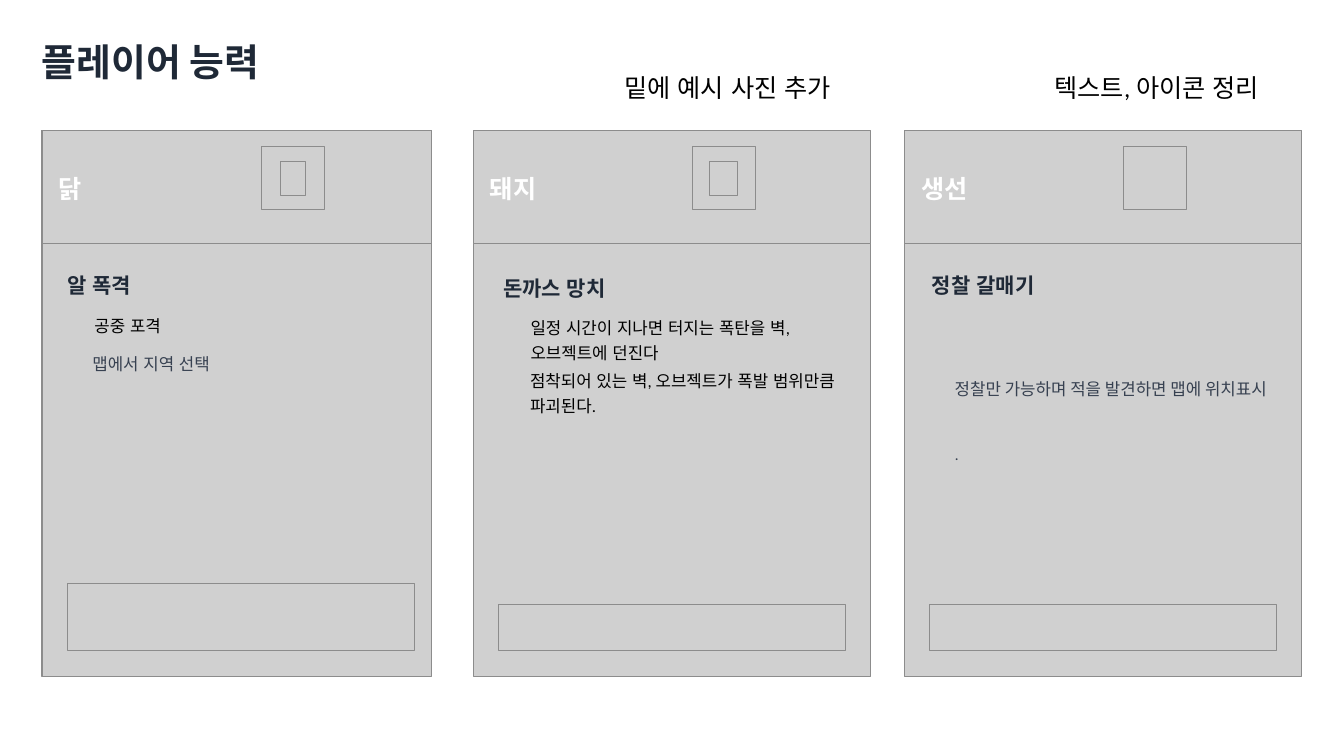
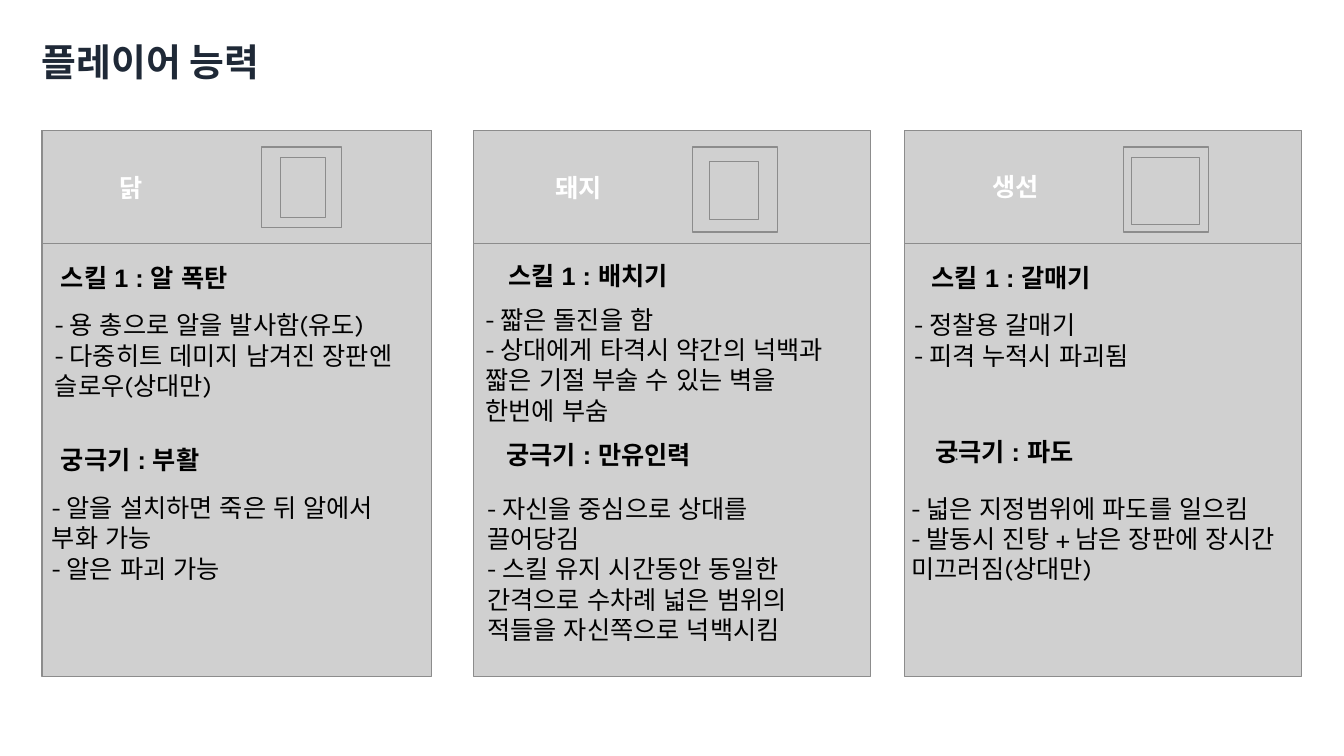
Before and after one commit to yunseo0129/2025_CapstoneGame, a slide deck: slide 10 of Design/종합설계기획.pptx. Drawn at 1344x756 pixels with LibreOffice and Linux fonts; fonts in the diff are those of the drawing; grey boxes stand for pictures; background and template pictures are left out. Boxes give left, top, right and bottom in pixels: in the first picture for what was removed or moved away, otherwise in the second. Text is boxed around its words. In the diff, an @@ line names an element or a change of style, - is before the commit and + after.

Commit message:
플레이어 능력, 서버 중점 연구과제 추가

```diff
--- a/Design/종합설계기획.pptx
+++ b/Design/종합설계기획.pptx
@@ text removed at [624,76,830,99] @@
-밑에 예시 사진 추가
@@ text removed at [1055,76,1259,100] @@
-텍스트, 아이콘 정리
@@ picture: place and size @@
-picture at [261,147,324,210]
+picture at [261,147,342,228]
@@ picture: place and size @@
-picture at [693,147,755,210]
+picture at [693,147,777,232]
@@ picture: place and size @@
-picture at [1123,147,1186,210]
+picture at [1123,147,1208,232]
@@ text "닭": place and size @@
-text "닭" at [59,177,82,200]
+text "닭" at [119,176,142,199]
@@ picture: place and size @@
-picture at [280,161,306,195]
+picture at [280,157,326,217]
@@ text "돼지": place and size @@
-text "돼지" at [490,177,536,200]
+text "돼지" at [556,176,602,199]
@@ picture: place and size @@
-picture at [710,161,738,195]
+picture at [710,161,759,219]
@@ text "생선": place and size @@
-text "생선" at [921,177,967,200]
+text "생선" at [992,175,1038,198]
@@ picture added at [1132,157,1200,225] @@
@@ text at [61,266,227,290]: text changed; size 15 to 18 pt; font Roboto to Arial; text colour #1F2937 to #000000 @@
-알 폭격
+스킬 1 : 알 폭탄
@@ text added at [508,264,668,288], 18 pt, text #000000, bold @@
+스킬 1 : 배치기
@@ text added at [932,266,1092,290], 18 pt, text #000000, bold @@
+스킬 1 : 갈매기
@@ text removed at [503,278,606,298] @@
-돈까스 망치
@@ text added at [55,313,393,398], 18 pt, text #000000 @@
+- 용 총으로 알을 발사함(유도)
+- 다중히트 데미지 남겨진 장판엔 슬로우(상대만)
@@ text removed at [94,318,161,334] @@
-공중 포격
@@ text added at [486,308,823,422], 18 pt, text #000000 @@
+- 짧은 돌진을 함
+- 상대에게 타격시 약간의 넉백과 짧은 기절 부술 수 있는 벽을 한번에 부숨
@@ text removed at [531,320,790,361] @@
-일정 시간이 지나면 터지는 폭탄을 벽, 오브젝트에 던진다
@@ text at [929,313,1129,367]: text changed; size 15 to 18 pt; font Roboto to Karla; text colour #1F2937 to #000000; bold off @@
-정찰 갈매기
+- 정찰용 갈매기
+- 피격 누적시 파괴됨
@@ text removed at [92,356,210,372] @@
-맵에서 지역 선택
@@ text removed at [530,373,835,414] @@
-점착되어 있는 벽, 오브젝트가 폭발 범위만큼 파괴된다.
@@ text removed at [955,381,1267,397] @@
-정찰만 가능하며 적을 발견하면 맵에 위치표시
@@ text added at [61,447,199,472], 18 pt, text #000000, bold @@
+궁극기 : 부활
@@ text added at [506,443,691,467], 18 pt, text #000000, bold @@
+궁극기 : 만유인력
@@ text added at [935,440,1073,464], 18 pt, text #000000, bold @@
+궁극기 : 파도
@@ text added at [52,496,374,580], 18 pt, text #000000 @@
+- 알을 설치하면 죽은 뒤 알에서 부화 가능
+- 알은 파괴 가능
@@ text added at [487,497,787,641], 18 pt, text #000000 @@
+- 자신을 중심으로 상대를 끌어당김
+- 스킬 유지 시간동안 동일한 간격으로 수차례 넓은 범위의 적들을 자신쪽으로 넉백시킴
@@ text added at [912,497,1276,581], 18 pt, text #000000 @@
+- 넓은 지정범위에 파도를 일으킴
+- 발동시 진탕 + 남은 장판에 장시간 미끄러짐(상대만)
@@ picture removed at [68,584,414,651] @@
@@ picture removed at [498,605,845,651] @@
@@ picture removed at [930,605,1276,651] @@
```
Also in this commit, not shown: 1 other slide changed.
